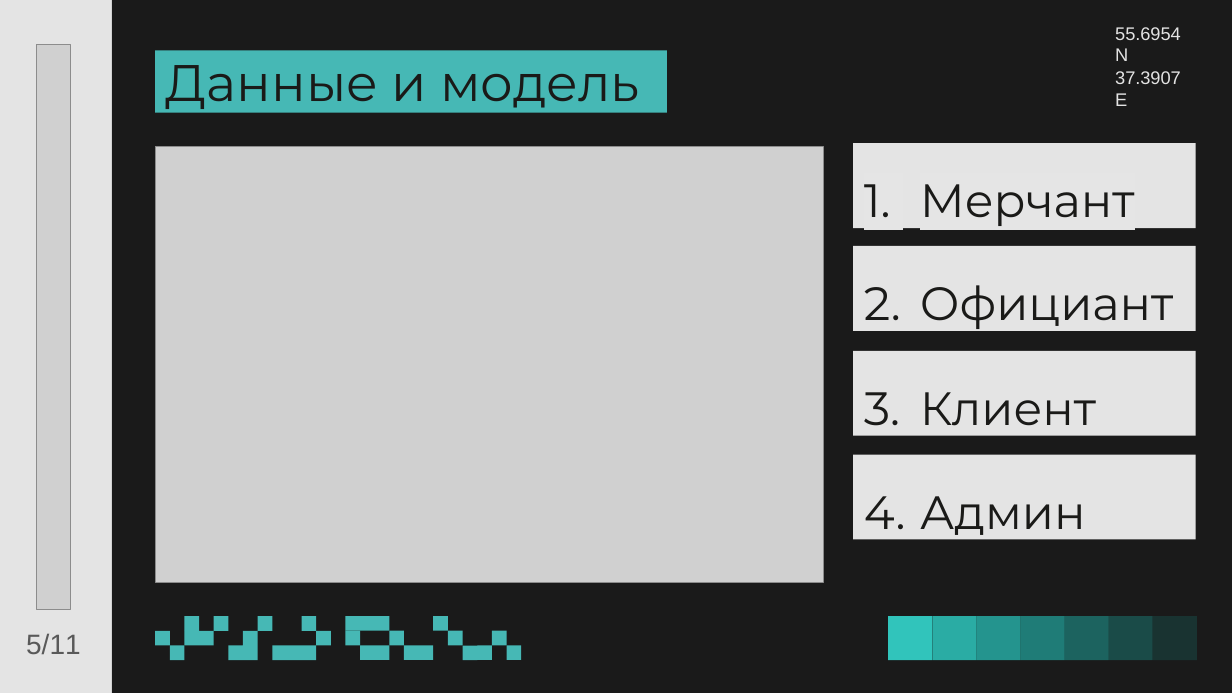
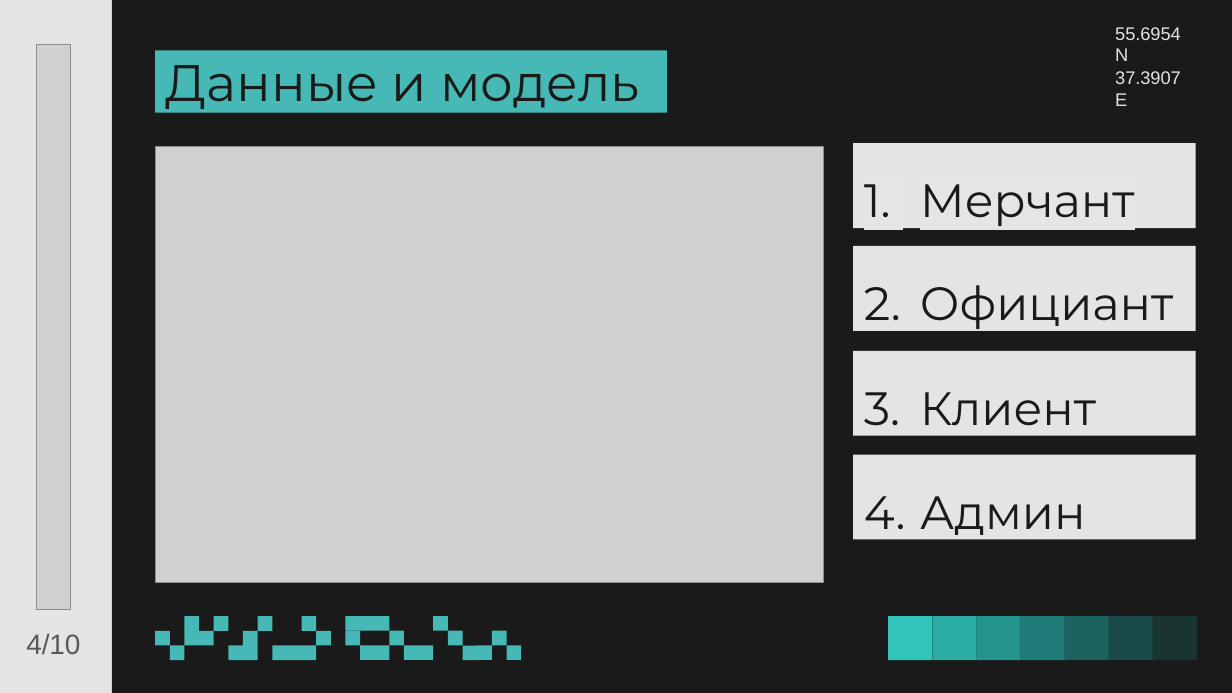
Before and after one commit to BMAAA/team_team_Enjoy_case_3, a slide deck: slide 4 of 05_презентации/Презентация.pptx (slide 5 before the commit). Drawn at 1232x693 pixels with LibreOffice and Linux fonts; fonts in the diff are those of the drawing; grey boxes stand for pictures; background and template pictures are left out. Boxes give left, top, right and bottom in pixels: in the first picture for what was removed or moved away, otherwise in the second. Text is boxed around its words. In the diff, an @@ line names an element or a change of style, - is before the commit and + after.

```diff
--- a/05_презентации/Презентация.pptx
+++ b/05_презентации/Презентация.pptx
@@ text at <box>26,633,80,654</box>: text changed @@
-5/11
+4/10
```
Also in this commit, not shown: 8 other slides changed, 1 slide removed, 3 other files.
